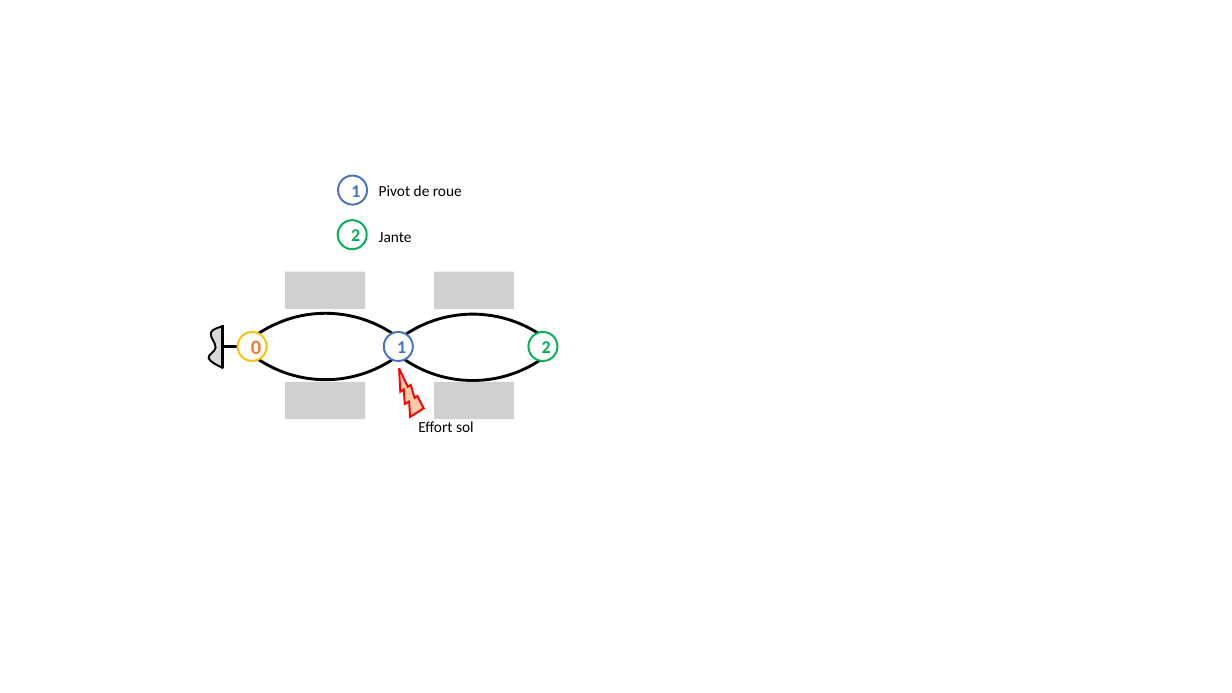
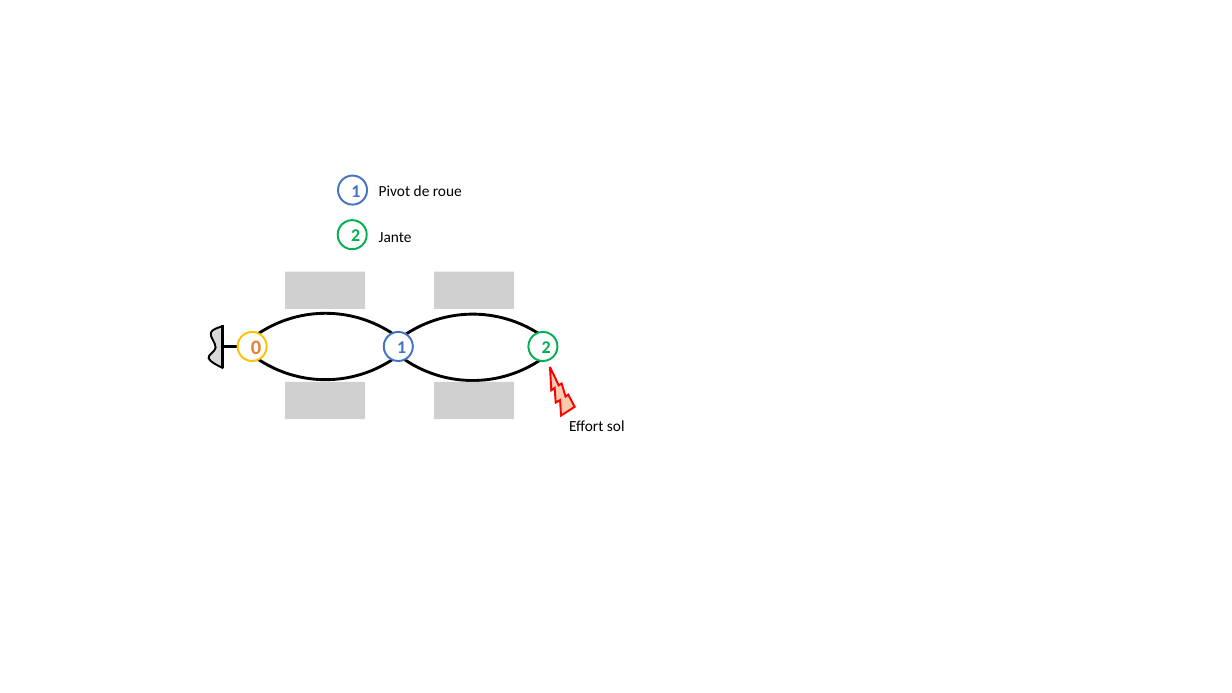
Before and after one commit to xpessoles/ExercicesCompetences, a slide deck: slide 2 of C1_ProposerDemarche/C1_05_ProposerDemarcheActionMecaLoiMvt_PFS/55_Suspension/images/55_Suspension.pptx. Drawn at 1232x693 pixels with LibreOffice and Linux fonts; fonts in the diff are those of the drawing; grey boxes stand for pictures. Boxes give left, top, right and bottom in pixels: in the first picture for what was removed or moved away, otherwise in the second. Text is boxed around its words. In the diff, an @@ line names an element or a change of style, - is before the commit and + after.

```diff
--- a/C1_ProposerDemarche/C1_05_ProposerDemarcheActionMecaLoiMvt_PFS/55_Suspension/images/55_Suspension.pptx
+++ b/C1_ProposerDemarche/C1_05_ProposerDemarcheActionMecaLoiMvt_PFS/55_Suspension/images/55_Suspension.pptx
@@ lightning bolt: place and size @@
-lightning bolt at [381, 369, 436, 422]
+lightning bolt at [532, 367, 586, 420]
@@ text "Effort sol": place and size @@
-text "Effort sol" at [418, 421, 474, 432]
+text "Effort sol" at [569, 420, 625, 431]
```
Also in this commit, not shown: 1 other file.
